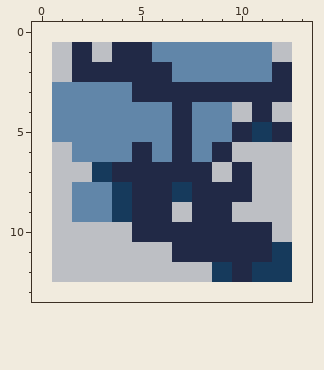
Edited in one commit: pixel-art sprite (assets/enemies/enemy5/tile.png). That is the earlier state.
The file is 12x12 pixels. The old version is drawn lined up with the new one, on the new canvas.
After:
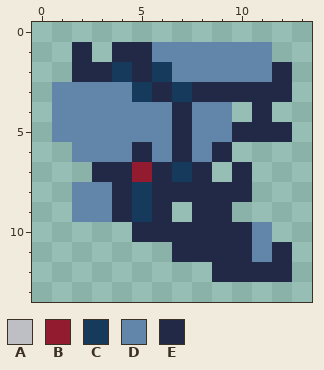
Palette (. is transparent): A #bdbfc4  B #921b30  C #163a5c  D #6186a9  E #212946
Commit message: Update old sprites and added new enemies and alternate hero
Edits made:
canvas 12x12 -> 14x14, the old top-left corner now at 1,1
y 1: x 1 A -> .; x 3 A -> .; x 12 A -> .
y 2: x 1 A -> .; x 4 E -> C; x 6 E -> C
y 3: x 5 E -> C; x 7 E -> C
y 4: x 10 A -> .; x 12 A -> .
y 5: x 11 C -> E
y 6: x 1 A -> .; x 10..12 AAA -> ...
y 7: x 1..3 AAC -> ..E; x 5 E -> B; x 7 E -> C; x 9 A -> .; x 11..12 AA -> ..
y 8: x 1 A -> .; x 4..5 CE -> EC; x 7 C -> E; x 11..12 AA -> ..
y 9: x 1 A -> .; x 4..5 CE -> EC; x 7 A -> .; x 10..12 AAA -> ...
y 10: x 1..4 AAAA -> ....; x 11..12 EA -> D.
y 11: x 1..6 AAAAAA -> ......; x 11..12 EC -> DE
y 12: x 1..9 AAAAAAAAC -> ........E; x 11..12 CC -> EE
